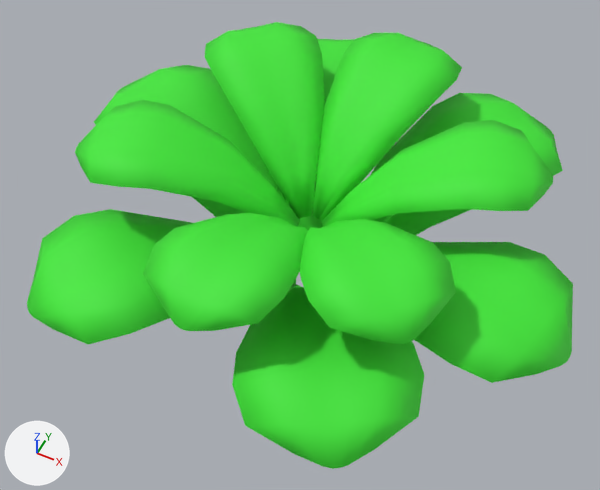
Before and after pictures for a commit that changed the FBX model Assets/Meshes/Gras.fbx.
The view is the same before and after, from a 50 mm camera at (31.6, -66.1, 78.1) aimed at (-0.2, -2.5, -1.4). Lighting does not change. The marker at lower left points along +X, +Y and +Z. Where no turn or scale is listed for an object, it has been applied to the vertices.
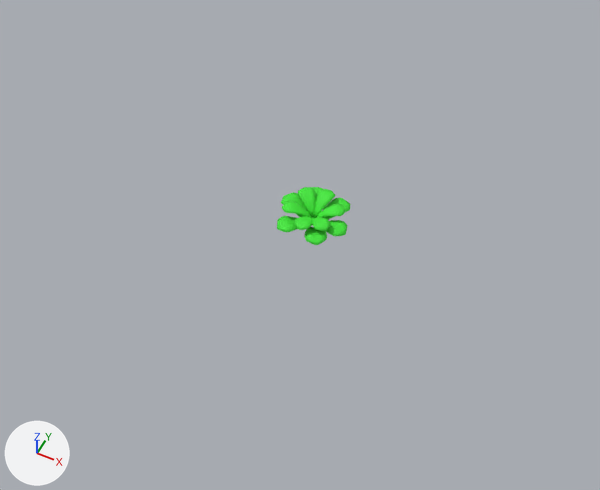
Boxes [x1, y1, x2, y2] around the edits, measured in the pictures (600 x 490 px):
'Plane.006', deleted (green)
    before: [232, 286, 424, 469]
'Plane.001', reshaped (53% narrower, 53% shorter)
    before: [300, 219, 456, 344]
    after: [277, 187, 350, 245]
'Plane.010', deleted (green)
    before: [414, 242, 573, 383]
'Plane.005', deleted (green)
    before: [143, 213, 308, 331]
'Plane.004', deleted (green)
    before: [205, 22, 325, 219]
'Plane.008', deleted (green)
    before: [27, 209, 299, 344]
'Plane', deleted (green)
    before: [313, 33, 462, 221]
'Plane.002', deleted (green)
    before: [320, 120, 553, 228]
'Plane.003', deleted (green)
    before: [75, 100, 300, 227]
'Plane.007', deleted (green)
    before: [94, 65, 285, 217]
'Plane.009', deleted (green)
    before: [371, 93, 563, 235]
'Plane.011', deleted (green)
    before: [284, 39, 354, 230]

Edits to the bpy script that builds the scene:
```text
Change me_plane_022:
    used by ob_plane_001; location = (0.0, 0.0, 0.0)
    remove me_plane_022.from_pydata(...)  # 98 vertices, 96 faces; spans x 0.6..22.2, y -22.1..-0.6, z -0.6..14.4
    add me_plane_022.from_pydata(...)  # 1176 vertices, 1152 faces; spans x -4.5..5.4, y -4.5..4.7, z -0.1..3.6
    me_plane_022 part 1: 98 vertices removed from x 0.6..22.2, y -22.1..-0.6, z -0.6..14.4; 1176 vertices added at x -4.5..5.4, y -4.5..4.7, z -0.1..3.6
Remove ob_plane_007:
    ob_plane_007 = bpy.data.objects.new('Plane.007', me_plane_016)
    ob_plane_007.location = (0.0, 0.0, -11.1)
Remove ob_plane_002:
    ob_plane_002 = bpy.data.objects.new('Plane.002', me_plane_021)
    ob_plane_002.location = (0.0, 0.0, 0.0)
Remove ob_plane:
    ob_plane = bpy.data.objects.new('Plane', me_plane_023)
    ob_plane.location = (0.0, 0.0, 0.0)
Remove ob_plane_003:
    ob_plane_003 = bpy.data.objects.new('Plane.003', me_plane_020)
    ob_plane_003.location = (0.0, 0.0, 0.0)
Remove ob_plane_005:
    ob_plane_005 = bpy.data.objects.new('Plane.005', me_plane_018)
    ob_plane_005.location = (0.0, 0.0, 0.0)
Remove ob_plane_010:
    ob_plane_010 = bpy.data.objects.new('Plane.010', me_plane_013)
    ob_plane_010.location = (0.0, 0.0, -11.1)
Remove ob_plane_008:
    ob_plane_008 = bpy.data.objects.new('Plane.008', me_plane_015)
    ob_plane_008.location = (0.0, 0.0, -11.1)
Remove ob_plane_006:
    ob_plane_006 = bpy.data.objects.new('Plane.006', me_plane_017)
    ob_plane_006.location = (0.0, 0.0, -11.1)
Remove ob_plane_009:
    ob_plane_009 = bpy.data.objects.new('Plane.009', me_plane_014)
    ob_plane_009.location = (0.0, 0.0, -11.1)
Remove ob_plane_004:
    ob_plane_004 = bpy.data.objects.new('Plane.004', me_plane_019)
    ob_plane_004.location = (0.0, 0.0, 0.0)
Remove ob_plane_011:
    ob_plane_011 = bpy.data.objects.new('Plane.011', me_plane_012)
    ob_plane_011.location = (0.0, 0.0, -11.1)
```
